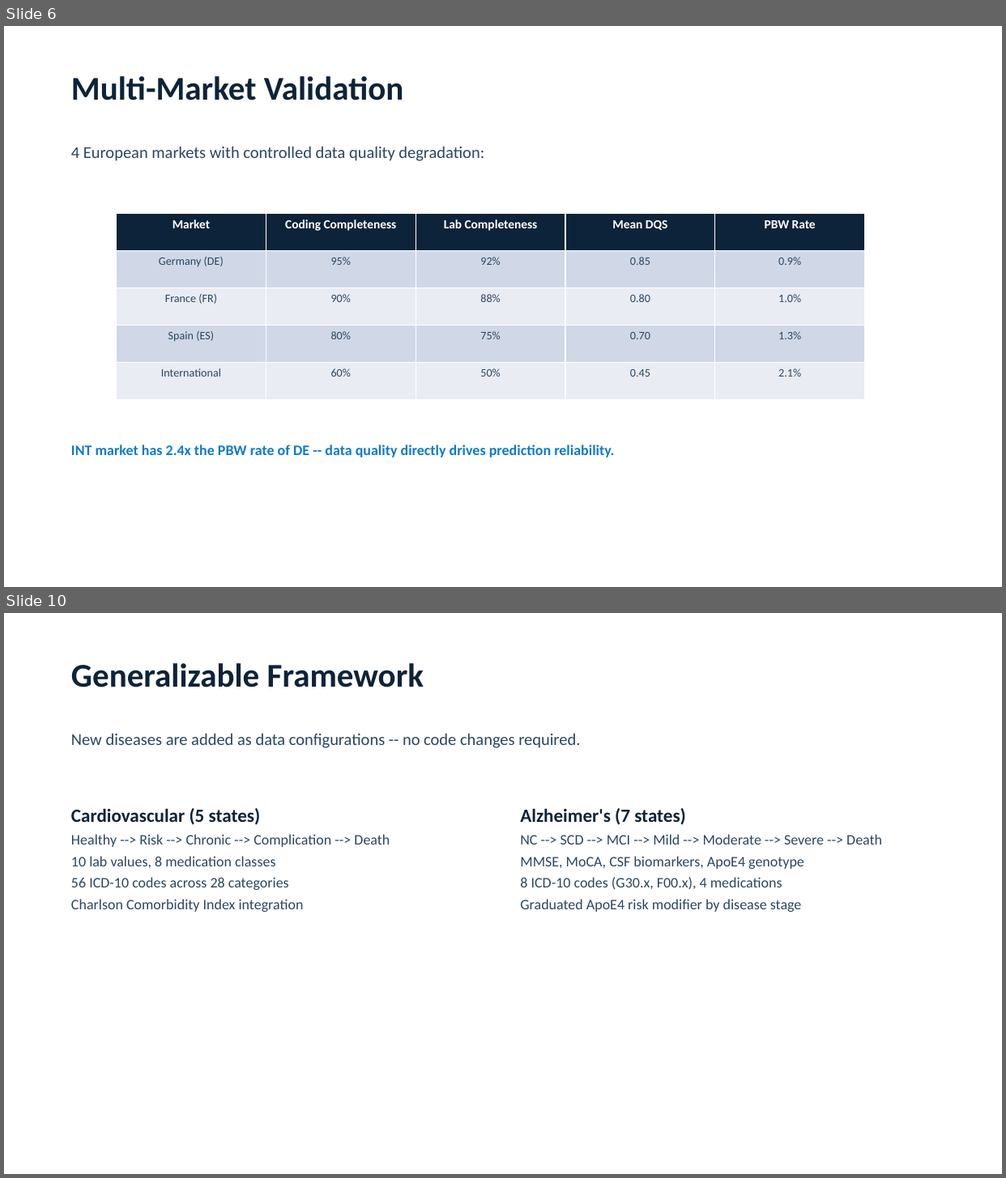
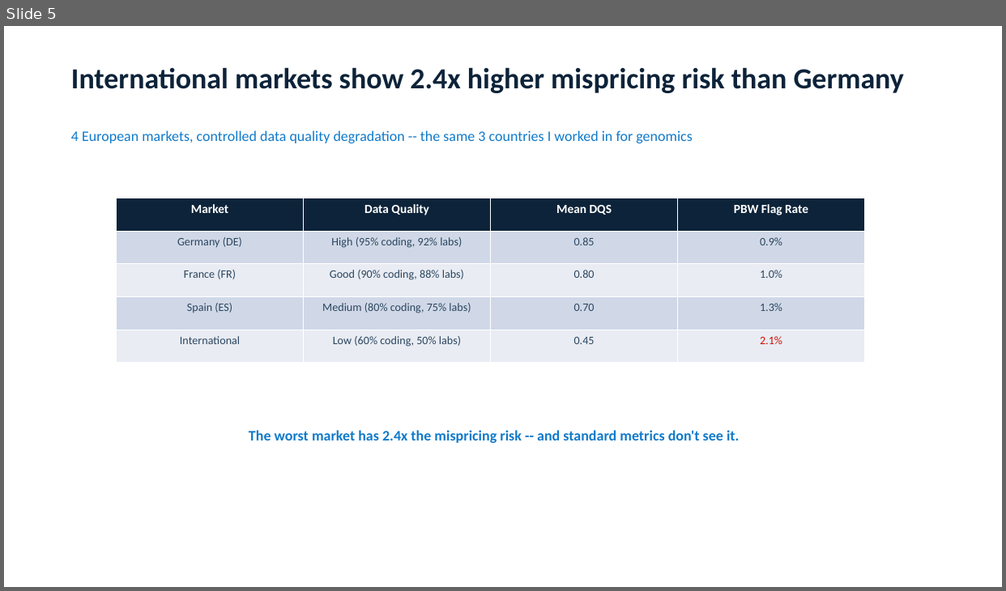
Before and after one commit to ttmgr/Tim_Reska, a slide deck: MedRisk-ADH/data/reports/medrisk_adh_deck.pptx. Shown one above the other, each under a label of ours: slides 6 and 10 before the commit, slide 5 after it; the slides between them are not shown. The pictures are 1006x1178 and 1006x591 pixels, drawn with LibreOffice and Linux fonts; fonts in the diff are those of the drawing. Boxes give left, top, right and bottom in pixels: in the first picture for what was removed or moved away, otherwise in the second. Text is boxed around its words. In the diff, an @@ line names an element or a change of style, - is before the commit and + after.

Commit message:
Add design overhaul, clinical fixes, MARP slides, and interview narrative
- Overhaul all presentations to match template design system (Calibri, #2D3436/#2C6FA0/#B2BEC3)
- Replace text-based pipelines with proper flowcharts (fpdf2 rounded rects, python-pptx shapes)
- Rewrite 22 slide titles as MBB action titles, trim bullets, add source lines
- Standardize Streamlit app UI across 10 files (colors, fonts, badges, charts)
- Fix 4 CRITICAL clinical values (CSF p-tau181 mean, COPD prevalence, F00.x GM annotations, E11.319)
- Add MARP slide deck (slides/pitch.md + theme.css) with PhD-to-disease-progression bridge narrative
- Add PhD→underwriting bridge: "same CTMC math, new domain"
- Map all JD requirements to evidence, integrate reference letter details
- Add new interview Q&As: not-an-MD defense, PO/data team collaboration

```diff
--- a/MedRisk-ADH/data/reports/medrisk_adh_deck.pptx
+++ b/MedRisk-ADH/data/reports/medrisk_adh_deck.pptx
@@ slide 10 removed at (4,613,1002,1174), background #FFFFFF @@
@@ text removed at (71,663,424,688) @@
-Generalizable Framework
@@ text removed at (71,733,580,748) @@
-New diseases are added as data configurations -- no code changes required.
@@ text removed at (71,808,390,912) @@
-Cardiovascular (5 states)
-Healthy --> Risk --> Chronic --> Complication --> Death
-10 lab values, 8 medication classes
-56 ICD-10 codes across 28 categories
-Charlson Comorbidity Index integration
@@ text removed at (520,808,882,912) @@
-Alzheimer's (7 states)
-NC --> SCD --> MCI --> Mild --> Moderate --> Severe --> Death
-MMSE, MoCA, CSF biomarkers, ApoE4 genotype
-8 ICD-10 codes (G30.x, F00.x), 4 medications
-Graduated ApoE4 risk modifier by disease stage
@@ what was slide 6 is now slide 5 @@
@@ slide 5 changed as well @@
@@ text added at (71,67,904,93), 28 pt, text #0D2339, bold @@
+International markets show 2.4x higher mispricing risk than Germany
@@ text removed at (71,76,404,101) @@
-Multi-Market Validation
@@ text at (71,130,692,143): text changed; size 16 to 14 pt; text colour #2B4660 to #107ACA @@
-4 European markets with controlled data quality degradation:
+4 European markets, controlled data quality degradation -- the same 3 countries I worked in for genomics
@@ table at (117,199,865,363) @@
-column 2: Coding Completeness | 95% | 90% | 80% | 60%
-column 3: Lab Completeness | 92% | 88% | 75% | 50%
+column 2: Data Quality | High (95% coding, 92% labs) | Good (90% coding, 88% labs) | Medium (80% coding, 75% labs) | Low (60% coding, 50% labs)
-column 4, row 1: PBW Rate
+column 4, row 1: PBW Flag Rate
@@ table: place and size @@
-table at (117,213,865,400)
+table at (117,199,865,363)
@@ text at (249,430,739,443): text changed @@
-INT market has 2.4x the PBW rate of DE -- data quality directly drives prediction reliability.
+The worst market has 2.4x the mispricing risk -- and standard metrics don't see it.
```
Also in this commit, not shown: 9 slides added, 12 other slides removed, 27 other files.
